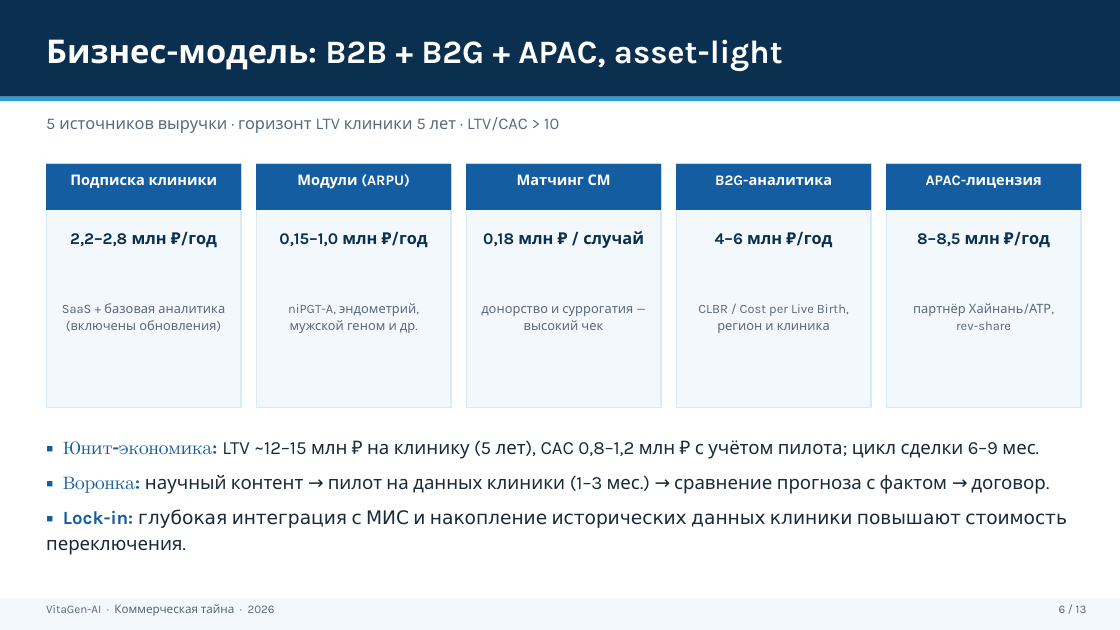
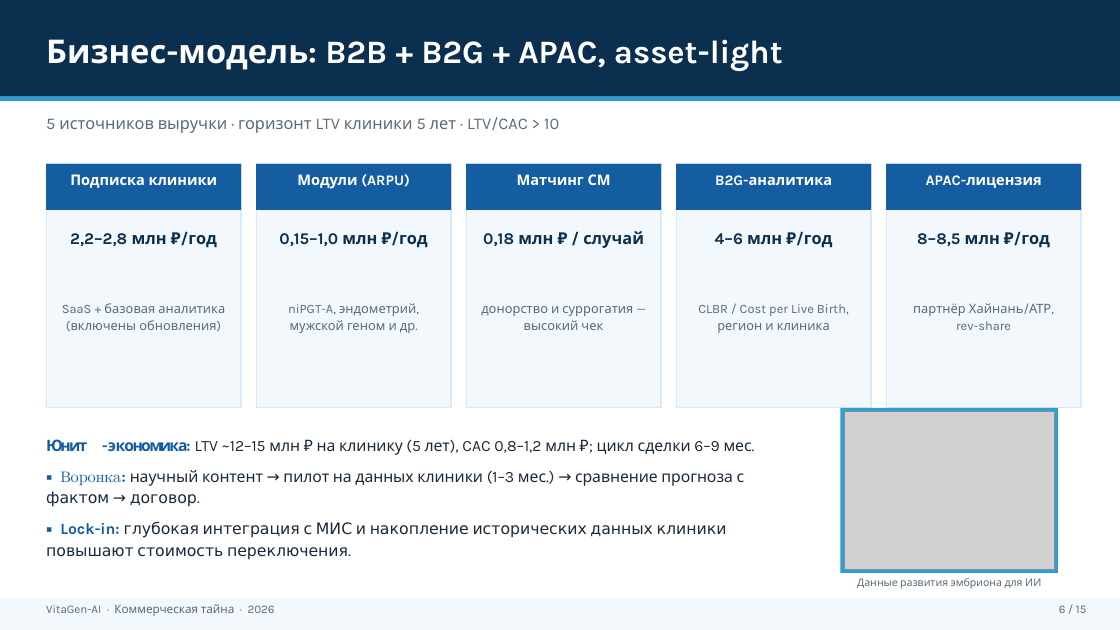
Before and after one commit to Mary-RND/vebinar-ii-analitik-landing, a slide deck: slide 6 of Business plan/Готовые документы/VitaGen_Инвестиционная_презентация.pptx. Drawn at 1120x630 pixels with LibreOffice and Linux fonts; fonts in the diff are those of the drawing; grey boxes stand for pictures. Boxes give left, top, right and bottom in pixels: in the first picture for what was removed or moved away, otherwise in the second. Text is boxed around its words. In the diff, an @@ line names an element or a change of style, - is before the commit and + after.

Commit message:
feat(business-plan): РНИМУ вместо Кулакова, графики и иллюстрации в презентации
Партнёр пилота — РНИМУ им. Н. И. Пирогова во всех трёх документах (БП, презентация, финмодель). Презентация: 15 слайдов (+2 со слайдами графиков: выручка/расходы/EBITDA, клиенты/APAC, TAM-SAM-SOM), иллюстрации в стиле исходника (эмбрион на обложке, ICSI, деление клеток, ДНК на контактах). Скрипты make_assets/make_charts + assets в репозитории.

```diff
--- a/Business plan/Готовые документы/VitaGen_Инвестиционная_презентация.pptx
+++ b/Business plan/Готовые документы/VitaGen_Инвестиционная_презентация.pptx
@@ rectangle added at (841, 408, 1059, 574), fill #2E9ED8 @@
@@ picture added at (844, 412, 1054, 570) @@
@@ text at (46, 439, 752, 455): text changed; size 16 to 13.5 pt @@
-▪ Юнит-экономика: LTV ~12–15 млн ₽ на клинику (5 лет), CAC 0,8–1,2 млн ₽ с учётом пилота; цикл сделки 6–9 мес.
+▪ Юнит-экономика: LTV ~12–15 млн ₽ на клинику (5 лет), CAC 0,8–1,2 млн ₽; цикл сделки 6–9 мес.
@@ text at (46, 470, 745, 560): size 16 to 13.5 pt in "▪ Воронка: научный контент → пилот на ...", "▪ Lock-in: глубокая интеграция с МИС и ..." @@
@@ text added at (857, 578, 1041, 589), 9 pt, text #5A6A7A @@
+Данные развития эмбриона для ИИ
@@ text at (1059, 605, 1086, 613): text changed @@
-6 / 13
+6 / 15
```
Also in this commit, not shown: 12 other slides changed, 2 slides added, 17 other files.
